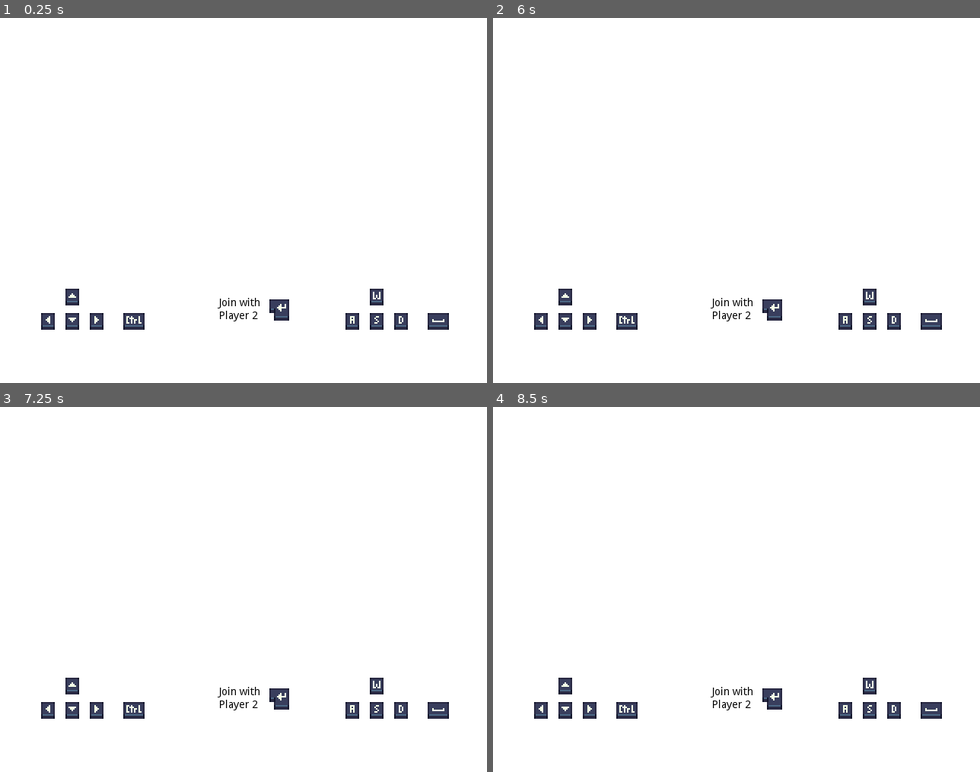
Above: before the commit, frames 1-4 (two rows, left to right).
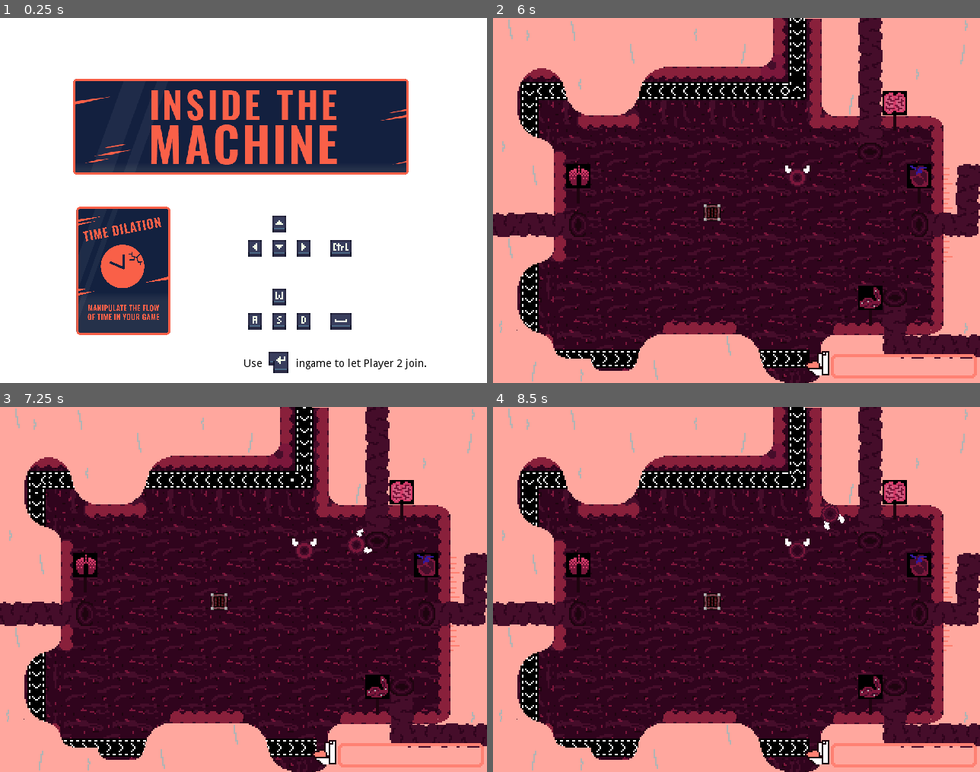
Above: after the commit, the same moments.

Repository: Flipez/arnold
Game: Godot game, scene res://Scenes/Keybindings.tscn
Two runs of this game, one before a commit and one after it. Both use one fixed random seed, a clock stepped at 60 frames per second and the inputs below. Sound files missing from this copy of the repository are replaced by a short silence.
Inputs:
- Up to frame 1 (0.25 s): no input
- Up to frame 2 (6 s): tap Enter (ui_accept) at 0.5, 0.77, 1.25, 1.52, 2, 2.75, 3.02, 3.5, 3.77, 4.25, 4.52 s; hold Right (ui_right) 0.53-1.28 s; hold Down (ui_down) 1.28-2.03 s; hold Right (ui_right) 2.03-2.78 s; hold Up (ui_up) 2.78-3.53 s; hold Left (ui_left) 3.53-5.03 s; hold Down (ui_down) 5.03-5.78 s; hold Right (ui_right) from 5.78 s (still down)
- Up to frame 3 (7.25 s): tap Enter (ui_accept) at 6.02, 6.77 s; release Right (ui_right) at 6.53 s; hold Up (ui_up) from 6.53 s (still down)
- Up to frame 4 (8.5 s): release Up (ui_up) at 7.28 s; hold Right (ui_right) 7.28-8.03 s; tap Enter (ui_accept) at 7.52 s; hold Down (ui_down) from 8.03 s (still down)

The runs differ from the first frame. In frame 1, 28% of the frame differs, in the area x 8-93%, y 16-98%; in frame 2, 99%, in the area x 0-100%, y 0-100%; in frame 3, 99%; in frame 4, 99%.
Error before the commit: Invalid get index 'visible' (on base: 'null instance'). (res://Scenes/Keybindings.gd:20)

Commit message:
improve intro

Diff:
--- a/Scenes/Keybindings.gd
+++ b/Scenes/Keybindings.gd
@@ -1,24 +1,4 @@
 extends Node2D
 
-
-# Declare member variables here. Examples:
-# var a = 2
-# var b = "text"
-
-
-# Called when the node enters the scene tree for the first time.
-func _ready():
-  pass # Replace with function body.
-
-
-# Called every frame. 'delta' is the elapsed time since the previous frame.
-#func _process(delta):
-#  pass
-
-
 func _on_Timer_timeout():
-  if $Logo.visible:
     get_tree().change_scene("res://Scenes/MainLevel.tscn")
-  else:
-    $Logo.visible = true
-    $Timer.start(5)
--- a/Scenes/Keybindings.tscn
+++ b/Scenes/Keybindings.tscn
@@ -1,9 +1,10 @@
-[gd_scene load_steps=38 format=2]
+[gd_scene load_steps=39 format=2]
 
 [ext_resource path="res://Scenes/Keybindings/kb_dark_all.png" type="Texture" id=1]
 [ext_resource path="res://Scenes/Keybindings/white.jpg" type="Texture" id=2]
 [ext_resource path="res://Scenes/Keybindings.gd" type="Script" id=3]
-[ext_resource path="res://Scenes/Keybindings/bling.mp3" type="AudioStream" id=5]
+[ext_resource path="res://Sprites/GWJ/GWJ-37-Theme.png" type="Texture" id=4]
+[ext_resource path="res://Sprites/GWJ/time-dil.png" type="Texture" id=6]
 
 [sub_resource type="AtlasTexture" id=1]
 atlas = ExtResource( 1 )
@@ -185,10 +186,21 @@
 script = ExtResource( 3 )
 
 [node name="Sprite" type="Sprite" parent="."]
+position = Vector2( -72, 40 )
 texture = ExtResource( 2 )
 
+[node name="Sprite2" type="Sprite" parent="."]
+position = Vector2( 158.25, 71.5 )
+scale = Vector2( 0.315, 0.315 )
+texture = ExtResource( 4 )
+
+[node name="Sprite3" type="Sprite" parent="."]
+position = Vector2( 81.0903, 166.278 )
+scale = Vector2( 0.0701696, 0.0701696 )
+texture = ExtResource( 6 )
+
 [node name="Player1" type="Node2D" parent="."]
-position = Vector2( 48, 200 )
+position = Vector2( 184, 152 )
 
 [node name="AnimatedSprite" type="AnimatedSprite" parent="Player1"]
 position = Vector2( 0, -16 )
@@ -210,7 +222,7 @@
 frames = SubResource( 15 )
 
 [node name="Player2" type="Node2D" parent="."]
-position = Vector2( 248, 200 )
+position = Vector2( 184, 200 )
 
 [node name="AnimatedSprite" type="AnimatedSprite" parent="Player2"]
 position = Vector2( 0, -16 )
@@ -232,28 +244,24 @@
 frames = SubResource( 30 )
 
 [node name="AnimatedSprite" type="AnimatedSprite" parent="."]
-position = Vector2( 184, 192 )
+position = Vector2( 183.58, 226.523 )
 frames = SubResource( 33 )
 
 [node name="Label" type="Label" parent="."]
-margin_left = 144.0
-margin_top = 184.0
-margin_right = 198.0
-margin_bottom = 215.0
+margin_left = 160.0
+margin_top = 224.0
+margin_right = 401.0
+margin_bottom = 255.0
 rect_scale = Vector2( 0.5, 0.5 )
 custom_colors/font_color = Color( 0, 0, 0, 1 )
-text = "Join with
-Player 2"
+text = "Use           ingame to let Player 2 join."
 __meta__ = {
 "_edit_use_anchors_": false
 }
 
 [node name="Timer" type="Timer" parent="."]
+wait_time = 6.0
 one_shot = true
 autostart = true
 
-[node name="AudioStreamPlayer" type="AudioStreamPlayer" parent="."]
-stream = ExtResource( 5 )
-autoplay = true
-
 [connection signal="timeout" from="Timer" to="." method="_on_Timer_timeout"]
Not shown: 1 places in Scenes/Keybindings.tscn that only renumber resources
Binary file removed: Scenes/Keybindings/logo.png
Binary file added: Sprites/GWJ/GWJ-37-Theme.png
Not shown, added: Sprites/GWJ/GWJ-37-Theme.png.import
Binary file added: Sprites/GWJ/time-dil.png
Not shown, changed: Sprites/GWJ/time-dil.png.import
